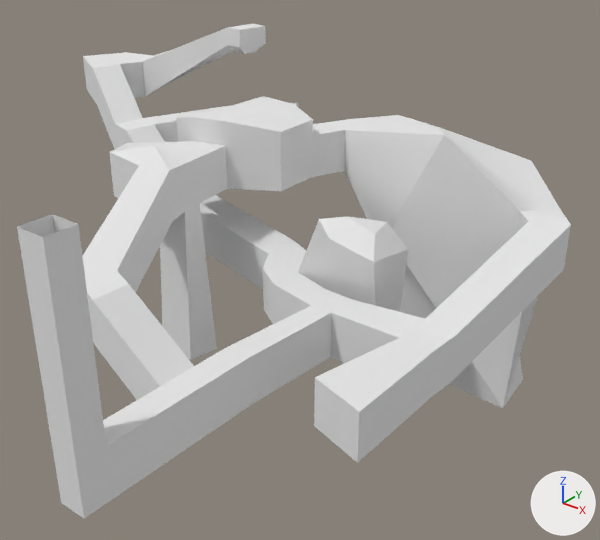
One commit to the Blender file ExhamHorror/Assets/Models/Cellar.blend: the scene before it, then after it.
The view is the same before and after, from a 50 mm camera at (53.5, -45.3, 20.5) aimed at (-2.0, 24.1, -22.6). Arrows for +X, +Y and +Z are at lower right; the lights stay in place.

Objects in the first picture: 'CellarMesh'.
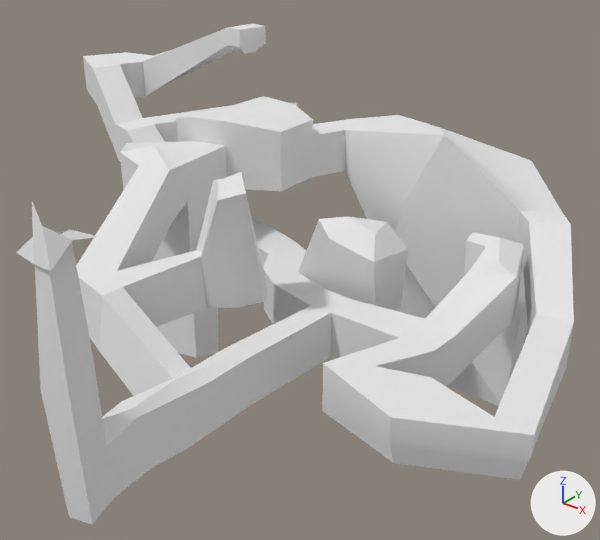
Location of each change, [x1, y1, x2, y2] in pixels of the pictures (600 x 540 px; the box of a moved part takes in the faces that stretch with it):
'CellarMesh', reshaped: before [17, 24, 571, 519]; after [16, 24, 574, 525]
part 1 of me_cellar, built on: before [17, 151, 571, 519]; after [16, 151, 574, 525]
part 2 of me_cellar, moved or reshaped: before [109, 143, 227, 359]; after [120, 143, 227, 357]

What changed in the scene script:
```text
Add mat_secondcellarceiling:
    mat_secondcellarceiling = diffuse_material('SecondCellarCeiling')
    mat_secondcellarceiling.base_color = (0.8, 0.8, 0.8)  # white #e7e7e7
Change me_cellar:
    used by ob_cellarmesh; location = (5.7, -14.0, -2.4)
    verts and faces of me_cellar; kept vertices keep their numbers, new ones are numbered from 213
    before: 175 (-28.7, 28.5, -7.5) at pixel (109, 152), 176 (-29.9, 32.1, -13.0), 178 (-28.7, 28.5, -13.0) at pixel (113, 195), 181 (-23.2, 33.1, -13.0), 182 (-18.8, 33.1, -13.0) at pixel (199, 203)
    before: 183 (-22.7, 30.2, -13.0), 184 (-18.4, 30.2, -13.0) at pixel (184, 211), 185 (-23.8, 33.8, -33.0), 186 (-18.0, 33.9, -33.0) at pixel (216, 348), 187 (-23.0, 29.2, -33.0)
    before: 188 (-18.7, 29.9, -33.0) at pixel (190, 359)
    remove me_cellar.from_pydata(...)  # 213 vertices, 211 faces, 2 loose edges; spans x -63.5..18.4, y -1.5..64.5, z -40.9..3.3
    add me_cellar.from_pydata(...)  # 295 vertices, 290 faces, 3 loose edges; spans x -63.5..28.0, y -2.6..64.5, z -40.9..3.3
    me_cellar part 1
    7 vertices are removed from x -1.5..8.5, y -1.5..20.1, z -25.0..0.0
    24 faces are deleted
    11 vertices move from x -10.0..14.8, y -1.5..48.7, z -25.0..-13.5 to x -13.1..11.7, y -1.5..49.4, z -25.3..-13.5
    87 vertices are added at x -13.1..28.0, y -2.6..48.9, z -25.0..2.3
    1 loose edge is added
    99 new faces join them, mat_cellarfloor (white #e7e7e7)
    3 new faces join them, mat_secondcellarceiling (white #e7e7e7)
    me_cellar part 2
    add delete_faces([(181, 183, 187, 185), (176, 178, 183, 181)])
    add verts[175] = (-27.8, 29.2, -7.5)  # moved, pixel (119, 151)
    add verts[178] = (-27.8, 29.2, -13.0)  # moved
    add verts[181] = (-23.0, 36.5, -12.9)  # moved
    add verts[182] = (-19.6, 37.1, -12.4)  # moved
    add verts[183] = (-23.7, 30.7, -12.3)  # moved
    add verts[184] = (-18.9, 31.3, -12.3)  # moved, pixel (187, 201)
    add verts[185] = (-22.6, 33.0, -33.0)  # moved
    add verts[186] = (-17.2, 33.3, -33.0)  # moved, pixel (218, 352)
    add verts[187] = (-24.2, 29.2, -33.0)  # moved
    add verts[188] = (-18.5, 30.7, -33.0)  # moved, pixel (196, 357)
    add verts[255] = (-25.4, 32.2, -33.0)
    add verts[256] = (-26.0, 31.2, -12.2)
    add faces += [(181, 256, 255, 185), (176, 178, 183, 256, 181), (183, 187, 255, 256)]  # mat_cellarfloor (white #e7e7e7)
    add me_cellar.materials.append(mat_secondcellarceiling)  # white #e7e7e7
```
